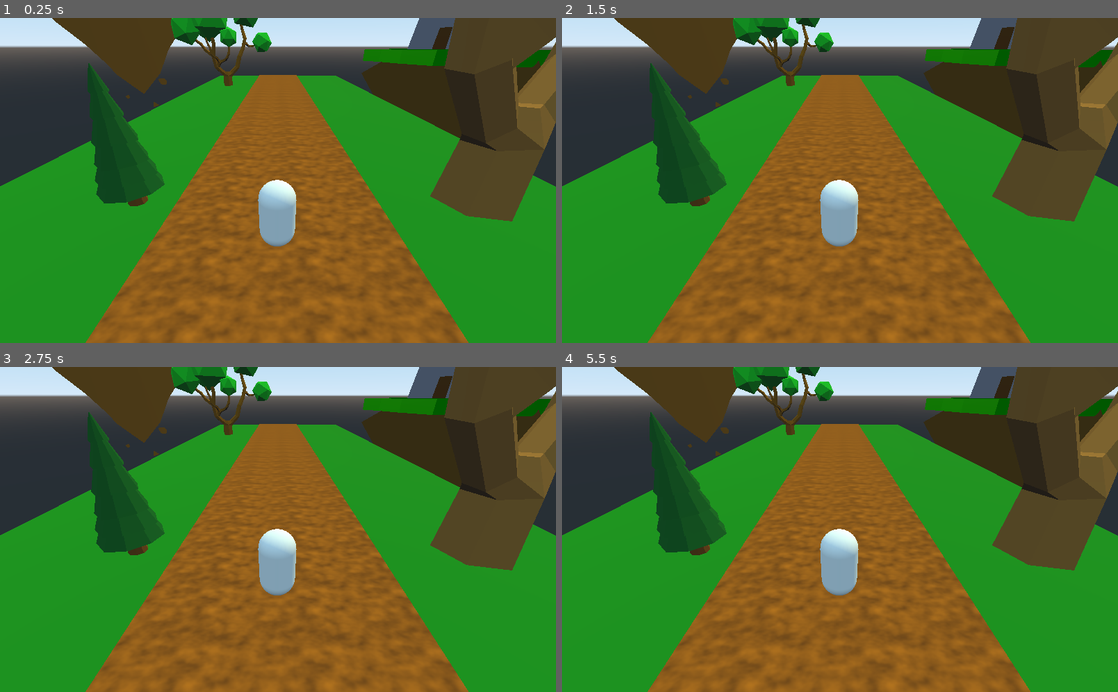
Above: before the commit, frames 1-4 (two rows, left to right).
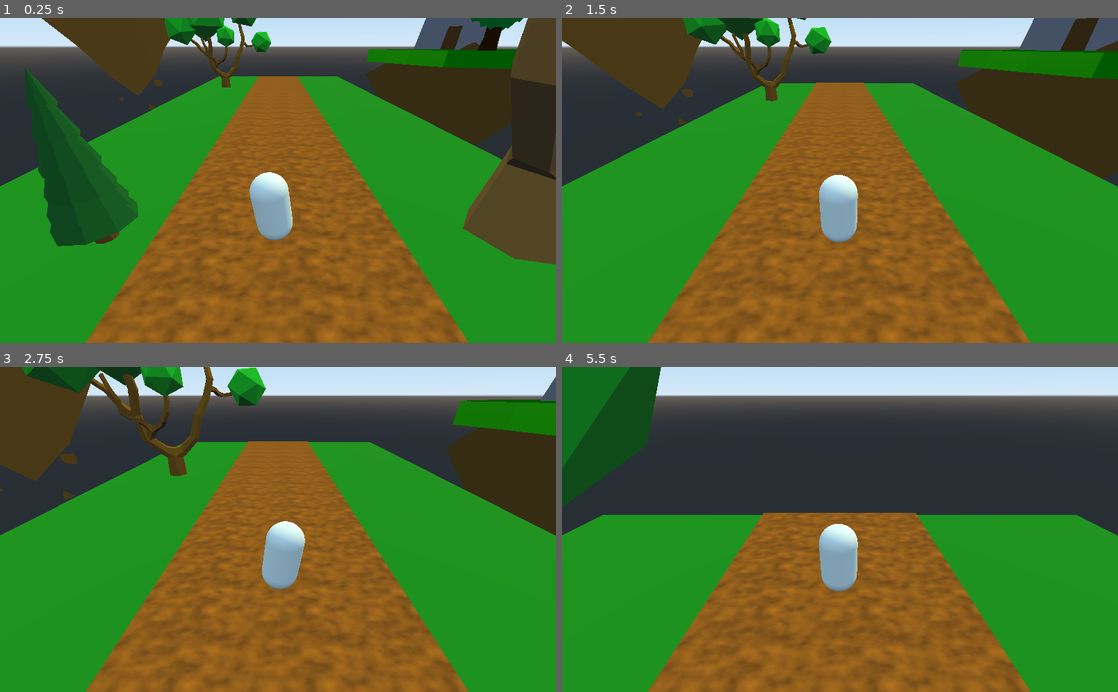
Above: after the commit, the same moments.

Repository: ItsMeLukeboi/Godot_Infinite_Runner
Game: Godot game, scene res://Main.tscn
The game is run twice, just before and just after one commit, with the same random seed, the same clock (stepped at 60 frames per second) and the same inputs.
Inputs:
- Up to frame 1 (0.25 s): no input
- Up to frame 2 (1.5 s): no input
- Up to frame 3 (2.75 s): no input
- Up to frame 4 (5.5 s): no input

The runs differ from the first frame. In frame 1, 19% of the frame differs, in the area x 4-100%, y 0-76%; in frame 2, 20%; in frame 3, 26%; in frame 4, 40%, in the area x 0-100%, y 0-71%.

Commit message:
koomenttii

Diff:
--- a/Player.gd
+++ b/Player.gd
@@ -2,10 +2,13 @@
 
 var run_speed : float = 8.0
 
-# Declare member variables here. Examples:
-# var a = 2
-# var b = "text"
+var time : float = 0.0
 
+var step_freq : float = 2.0 #kuinka usein
+var step_height : float = 0.2 #kuinka korkea tää hahmo hyppy
+var step_tilt : float = 8.0 #astieta
+
+onready var boddy_hinge = $BodyHinge # $ = kutsuu nodea
 
 # Called when the node enters the scene tree for the first time.
 func _ready():
@@ -15,3 +18,10 @@
 # Called every frame. 'delta' is the elapsed time since the previous frame.
 #func _process(delta):
 #	pass
+
+func _physics_process(delta):
+	boddy_hinge.translation.y = step_height * (1 + sin(2.0 * PI * step_freq * time))
+	boddy_hinge.rotation_degrees.z = step_tilt * sin(PI * step_freq * time)
+	time += delta
+
+	move_and_slide(Vector3(0, 0, -run_speed))
--- a/Player.tscn
+++ b/Player.tscn
@@ -8,9 +8,12 @@
 [node name="Player" type="KinematicBody"]
 script = ExtResource( 1 )
 
-[node name="MeshInstance" type="MeshInstance" parent="."]
+[node name="Camera" type="Camera" parent="."]
+transform = Transform( 1, 0, 0, 0, 0.866025, 0.5, 0, -0.5, 0.866025, 0.0186977, 4.96177, 5.02048 )
+
+[node name="BodyHinge" type="Spatial" parent="."]
+
+[node name="bodyMesh" type="MeshInstance" parent="BodyHinge"]
 transform = Transform( 1, 0, 0, 0, -4.37114e-08, 1, 0, -1, -4.37114e-08, 0, 1, 0 )
 mesh = SubResource( 1 )
-
-[node name="Camera" type="Camera" parent="."]
-transform = Transform( 1, 0, 0, 0, 0.866025, 0.5, 0, -0.5, 0.866025, 0.0186977, 4.96177, 5.02048 )
+skeleton = NodePath("../..")
